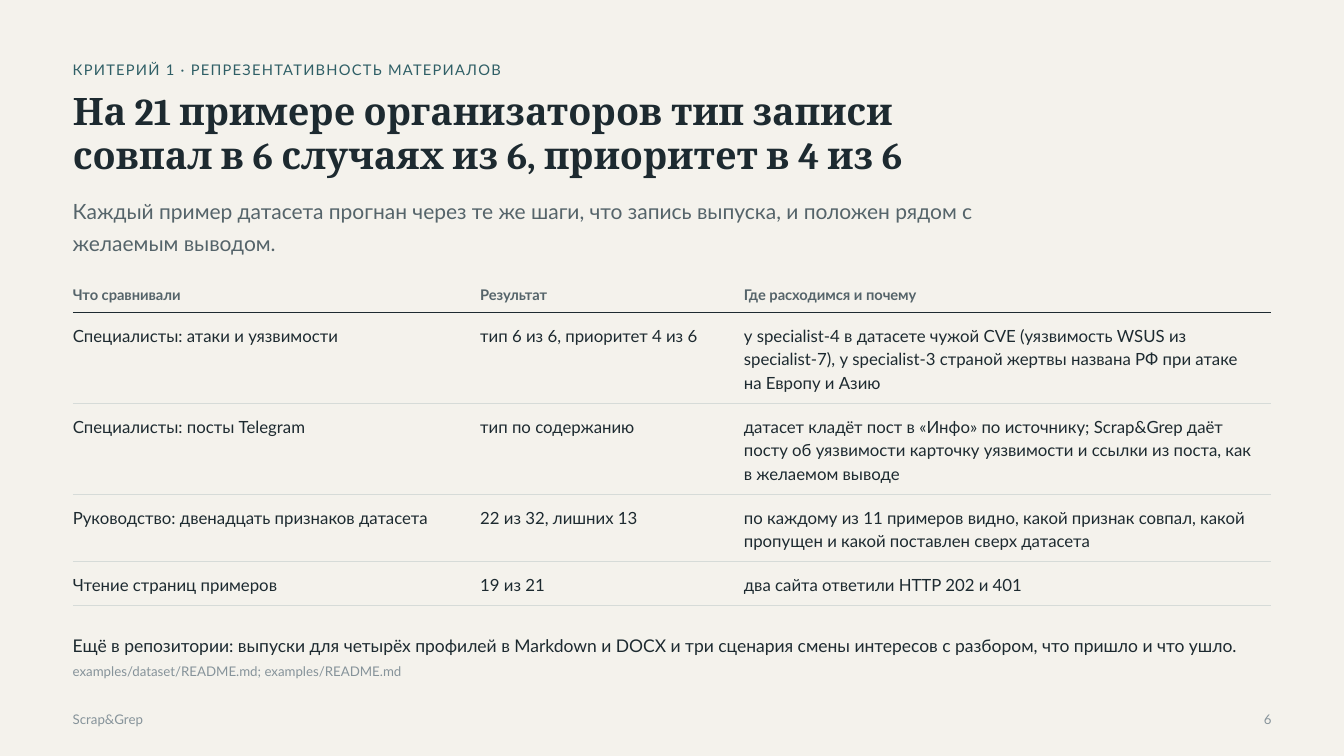
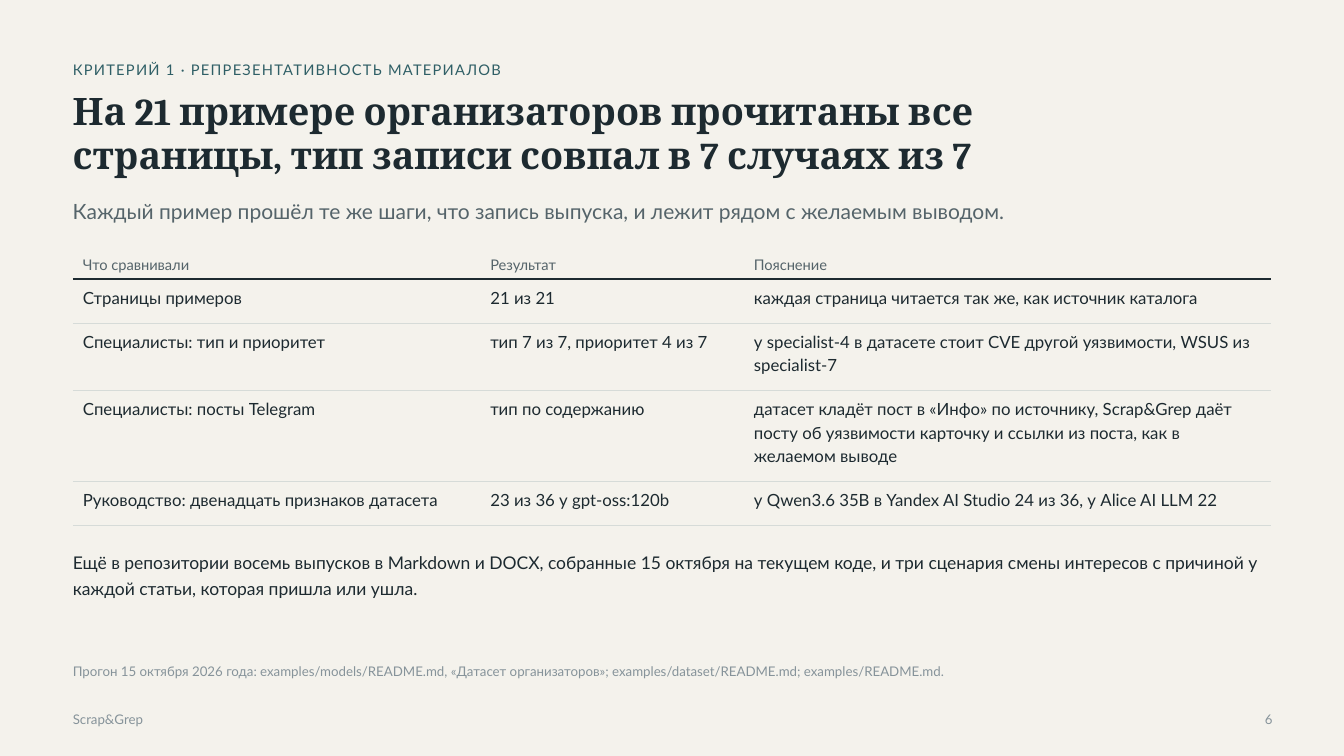
Before and after one commit to verikirill/scrap-and-grep, a slide deck: slide 6 of docs/presentation/scrapgrep.pptx. Drawn at 1344x756 pixels with LibreOffice and Linux fonts; fonts in the diff are those of the drawing. Boxes give left, top, right and bottom in pixels: in the first picture for what was removed or moved away, otherwise in the second. Text is boxed around its words. In the diff, an @@ line names an element or a change of style, - is before the commit and + after.

```diff
--- a/docs/presentation/scrapgrep.pptx
+++ b/docs/presentation/scrapgrep.pptx
@@ text at [73, 98, 973, 178]: text changed @@
-На 21 примере организаторов тип записи
-совпал в 6 случаях из 6, приоритет в 4 из 6
+На 21 примере организаторов прочитаны все
+страницы, тип записи совпал в 7 случаях из 7
@@ text at [73, 204, 1004, 223]: text changed @@
-Каждый пример датасета прогнан через те же шаги, что запись выпуска, и положен рядом с желаемым выводом.
+Каждый пример прошёл те же шаги, что запись выпуска, и лежит рядом с желаемым выводом.
@@ table at [73, 249, 1271, 524] @@
-row 1, column 3: Где расходимся и почему
+row 1, column 3: Пояснение
-row 2: Специалисты: атаки и уязвимости | тип 6 из 6, приоритет 4 из 6 | у specialist-4 в датасете чужой CVE (уязвимость WSUS из specialist-7), у specialist-3 страной жертвы названа РФ при атаке на Европу и Азию
+row 2: Страницы примеров | 21 из 21 | каждая страница читается так же, как источник каталога
-row 3: Специалисты: посты Telegram | тип по содержанию | датасет кладёт пост в «Инфо» по источнику; Scrap&Grep даёт посту об уязвимости карточку уязвимости и ссылки из поста, как в желаемом выводе
+row 3: Специалисты: тип и приоритет | тип 7 из 7, приоритет 4 из 7 | у specialist-4 в датасете стоит CVE другой уязвимости, WSUS из specialist-7
-row 4: Руководство: двенадцать признаков датасета | 22 из 32, лишних 13 | по каждому из 11 примеров видно, какой признак совпал, какой пропущен и какой поставлен сверх датасета
+row 4: Специалисты: посты Telegram | тип по содержанию | датасет кладёт пост в «Инфо» по источнику, Scrap&Grep даёт посту об уязвимости карточку и ссылки из поста, как в желаемом выводе
-row 5: Чтение страниц примеров | 19 из 21 | два сайта ответили HTTP 202 и 401
+row 5: Руководство: двенадцать признаков датасета | 23 из 36 у gpt-oss:120b | у Qwen3.6 35B в Yandex AI Studio 24 из 36, у Alice AI LLM 22
@@ bold off in "Что сравнивали", "Результат" @@
@@ borders changed @@
@@ table: place and size @@
-table at [73, 283, 1271, 605]
+table at [73, 249, 1271, 524]
@@ text at [73, 556, 1257, 598]: text changed @@
-Ещё в репозитории: выпуски для четырёх профилей в Markdown и DOCX и три сценария смены интересов с разбором, что пришло и что ушло.
+Ещё в репозитории восемь выпусков в Markdown и DOCX, собранные 15 октября на текущем коде, и три сценария смены интересов с причиной у каждой статьи, которая пришла или ушла.
@@ text at [73, 666, 944, 678]: text changed @@
-examples/dataset/README.md; examples/README.md
+Прогон 15 октября 2026 года: examples/models/README.md, «Датасет организаторов»; examples/dataset/README.md; examples/README.md.
```
Also in this commit, not shown: 17 other slides changed, 6 slides added, 4 slides removed, 1 other file.
